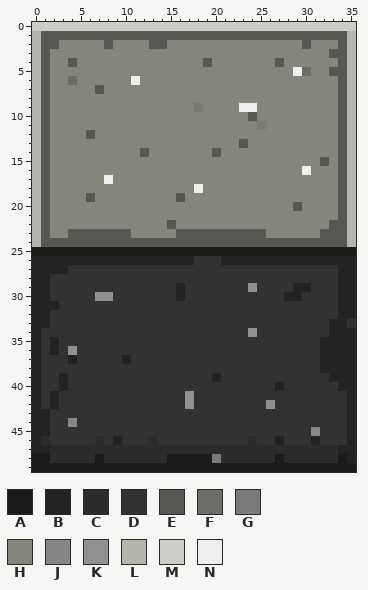
Pixel-art sprite -- ISU_Medieval_Odyssey/Content/Images/Sprites/Tiles/tileStone.png. This is how it looked before the edit.
The file is 36x50 pixels. Colours within 5 levels of each other are drawn and written as one.
Palette (. is transparent): A #1b1b1b  B #232322  C #2c2c2b  D #323231  E #575754  F #6d6d68  G #7a7a78  H #85857e  J #878787  K #90908f  L #b5b5ae  M #cdcdc8  N #eeeeed
Pixels before, first column x 0:
 0 MMMMMMMMMMMMMMMMMMMMMMMMMMMMMMMMMMMM
 1 LEEEEEEEEEEEEEEEEEEEEEEEEEEEEEEEEEEL
 2 LEEHHHHHEHHHHEEHHHHHHHHHHHHHHHEHHHEL
 3 LEHHHHHHHHHHHHHHHHHHHHHHHHHHHHHHHEEL
 4 LEHHEHHHHHHHHHHHHHHEHHHHHHHEHHHHHHEL
 5 LEHHHHHHHHHHHHHHHHHHHHHHHHHHHNFHHEEL
 6 LEHHFHHHHHHNHHHHHHHHHHHHHHHHHHHHHHEL
 7 LEHHHHHEHHHHHHHHHHHHHHHHHHHHHHHHHHEL
 8 LEHHHHHHHHHHHHHHHHHHHHHHHHHHHHHHHHEL
 9 LEHHHHHHHHHHHHHHHHGHHHHNNHHHHHHHHHEL
10 LEHHHHHHHHHHHHHHHHHHHHHHEHHHHHHHHHEL
11 LEHHHHHHHHHHHHHHHHHHHHHHHGHHHHHHHHEL
12 LEHHHHEHHHHHHHHHHHHHHHHHHHHHHHHHHHEL
13 LEHHHHHHHHHHHHHHHHHHHHHEHHHHHHHHHHEL
14 LEHHHHHHHHHHEHHHHHHHEHHHHHHHHHHHHHEL
15 LEHHHHHHHHHHHHHHHHHHHHHHHHHHHHHHEHEL
16 LEHHHHHHHHHHHHHHHHHHHHHHHHHHHHNHHHEL
17 LEHHHHHHNHHHHHHHHHHHHHHHHHHHHHHHHHEL
18 LEHHHHHHHHHHHHHHHHNHHHHHHHHHHHHHHHEL
19 LEHHHHEHHHHHHHHHEHHHHHHHHHHHHHHHHHEL
20 LEHHHHHHHHHHHHHHHHHHHHHHHHHHHEHHHHEL
21 LEHHHHHHHHHHHHHHHHHHHHHHHHHHHHHHHHEL
22 LEHHHHHHHHHHHHHEHHHHHHHHHHHHHHHHHEEL
23 LEHHEEEEEEEHHHHHEEEEEEEEEEHHHHHHEEEL
24 LEEEEEEEEEEEEEEEEEEEEEEEEEEEEEEEEEEL
25 AAAAAAAAAAAAAAAAAAAAAAAAAAAAAAAAAAAA
26 BBBBBBBBBBBBBBBBBBDDDBBBBBBBBBBBBBBB
27 BBBBDDDDDDDDDDDDDDDDDDDDDDDDDDDDDDBB
28 BBDDDDDDDDDDDDDDDDDDDDDDDDDDDDDDDDBB
29 BBDDDDDDDDDDDDDDBDDDDDDDKDDDDBBDDDBB
30 BBDDDDDKKDDDDDDDBDDDDDDDDDDDBBDDDDBB
31 BBBDDDDDDDDDDDDDDDDDDDDDDDDDDDDDDDBB
32 BBDDDDDDDDDDDDDDDDDDDDDDDDDDDDDDDDBB
33 BBDDDDDDDDDDDDDDDDDDDDDDDDDDDDDDDBBD
34 BDDDDDDDDDDDDDDDDDDDDDDDKDDDDDDDDBBB
35 BDBDDDDDDDDDDDDDDDDDDDDDDDDDDDDDBBBB
36 BDBDKDDDDDDDDDDDDDDDDDDDDDDDDDDDBBBB
37 BDDDBDDDDDBDDDDDDDDDDDDDDDDDDDDDBBBB
38 BDDDDDDDDDDDDDDDDDDDDDDDDDDDDDDDBBBB
39 BDDBDDDDDDDDDDDDDDDDBDDDDDDDDDDDDBBB
40 BDDBDDDDDDDDDDDDDDDDDDDDDDDBDDDDDDBB
41 BDBDDDDDDDDDDDDDDKDDDDDDDDDDDDDDDDDB
42 BDBDDDDDDDDDDDDDDKDDDDDDDDKDDDDDDDDB
43 BBDDDDDDDDDDDDDDDDDDDDDDDDDDDDDDDDDB
44 BBDDJDDDDDDDDDDDDDDDDDDDDDDDDDDDDDDB
45 BBDDDDDDDDDDDDDDDDDDDDDDDDDDDDDJDDDB
46 BCDDDDDCDBDDDCDDDDDDDDDDCDDBDDDBDDDB
47 BBCCCCCCCCCCCCCCCCCCCCCCCCCCCCCCCCBB
48 AACCCCCACCCCCCCAAAAAGCCCCCCACCCCCCAB
49 AAAAAAAAAAAAAAAAAAAAAAAAAAAAAAAAAAAA
The result:
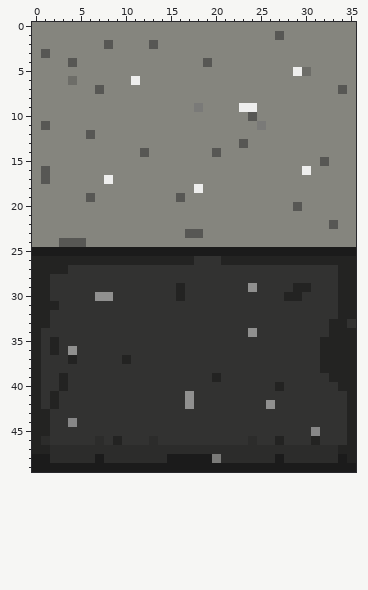
Difference:
{"y":0,"x":0,"old":"MMMMMMMMMMMMMMMMMMMMMMMMMMMMMMMMMMMM","new":"HHHHHHHHHHHHHHHHHHHHHHHHHHHHHHHHHHHH"}
{"y":1,"x":0,"old":"LEEEEEEEEEEEEEEEEEEEEEEEEEE","new":"HHHHHHHHHHHHHHHHHHHHHHHHHHH"}
{"y":1,"x":28,"old":"EEEEEEEL","new":"HHHHHHHH"}
{"y":2,"x":0,"old":"LEE","new":"HHH"}
{"y":2,"x":14,"old":"E","new":"H"}
{"y":2,"x":30,"old":"E","new":"H"}
{"y":2,"x":34,"old":"EL","new":"HH"}
{"y":3,"x":0,"old":"L","new":"H"}
{"y":3,"x":33,"old":"EEL","new":"HHH"}
{"y":4,"x":0,"old":"LE","new":"HH"}
{"y":4,"x":27,"old":"E","new":"H"}
{"y":4,"x":34,"old":"EL","new":"HH"}
{"y":5,"x":0,"old":"LE","new":"HH"}
{"y":5,"x":33,"old":"EEL","new":"HHH"}
{"y":6,"x":0,"old":"LE","new":"HH"}
{"y":6,"x":34,"old":"EL","new":"HH"}
{"y":7,"x":0,"old":"LE","new":"HH"}
{"y":7,"x":35,"old":"L","new":"H"}
{"y":8,"x":0,"old":"LE","new":"HH"}
{"y":8,"x":34,"old":"EL","new":"HH"}
{"y":9,"x":0,"old":"LE","new":"HH"}
{"y":9,"x":34,"old":"EL","new":"HH"}
{"y":10,"x":0,"old":"LE","new":"HH"}
{"y":10,"x":34,"old":"EL","new":"HH"}
{"y":11,"x":0,"old":"L","new":"H"}
{"y":11,"x":34,"old":"EL","new":"HH"}
{"y":12,"x":0,"old":"LE","new":"HH"}
{"y":12,"x":34,"old":"EL","new":"HH"}
{"y":13,"x":0,"old":"LE","new":"HH"}
{"y":13,"x":34,"old":"EL","new":"HH"}
{"y":14,"x":0,"old":"LE","new":"HH"}
{"y":14,"x":34,"old":"EL","new":"HH"}
{"y":15,"x":0,"old":"LE","new":"HH"}
{"y":15,"x":34,"old":"EL","new":"HH"}
{"y":16,"x":0,"old":"L","new":"H"}
{"y":16,"x":34,"old":"EL","new":"HH"}
{"y":17,"x":0,"old":"L","new":"H"}
{"y":17,"x":34,"old":"EL","new":"HH"}
{"y":18,"x":0,"old":"LE","new":"HH"}
{"y":18,"x":34,"old":"EL","new":"HH"}
{"y":19,"x":0,"old":"LE","new":"HH"}
{"y":19,"x":34,"old":"EL","new":"HH"}
{"y":20,"x":0,"old":"LE","new":"HH"}
{"y":20,"x":34,"old":"EL","new":"HH"}
{"y":21,"x":0,"old":"LE","new":"HH"}
{"y":21,"x":34,"old":"EL","new":"HH"}
{"y":22,"x":0,"old":"LE","new":"HH"}
{"y":22,"x":15,"old":"E","new":"H"}
{"y":22,"x":34,"old":"EL","new":"HH"}
{"y":23,"x":0,"old":"LE","new":"HH"}
{"y":23,"x":4,"old":"EEEEEEE","new":"HHHHHHH"}
{"y":23,"x":16,"old":"E","new":"H"}
{"y":23,"x":19,"old":"EEEEEEE","new":"HHHHHHH"}
{"y":23,"x":32,"old":"EEEL","new":"HHHH"}
{"y":24,"x":0,"old":"LEE","new":"HHH"}
{"y":24,"x":6,"old":"EEEEEEEEEEEEEEEEEEEEEEEEEEEEEL","new":"HHHHHHHHHHHHHHHHHHHHHHHHHHHHHH"}
{"label":"changed","picture_box":[32,22,356,247]}
